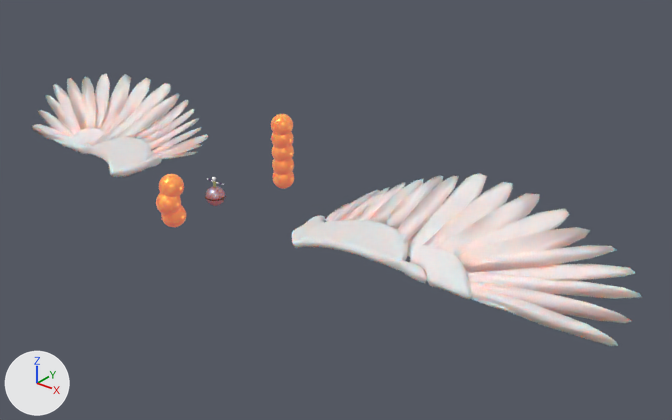
Renders of the Blender file aurship.blend from each side of a commit.
Both versions are drawn from a 50 mm camera at (61.3, -57.6, 38.8) aimed at (8.5, 8.3, -2.1). The axes (+X, +Y, +Z) are drawn at lower left. The lights are the same throughout. The picture after the commit comes second.

Objects in the first picture: 'AurTank', 'AurTank.001', 'HumanReference', 'WingRadiatorBase', 'WingRadiatorFeathers'.
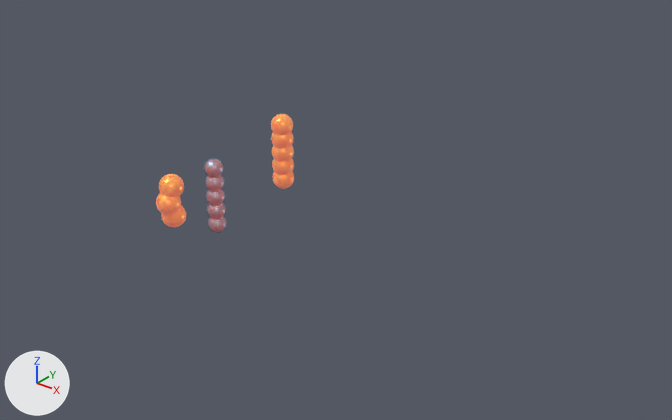
Commit message: New aurtank

Pixel boxes (x1, y1, x2, y2) of what changed, in the pictures (672 x 420 px):
'WingRadiatorFeathers', hidden
    before: (32, 73, 642, 346)
'WingRadiatorBase', hidden
    before: (61, 128, 472, 299)
'SpecialSphereStack2', added
    after: (204, 158, 227, 233)
'AurTank.001', hidden
    before: (205, 186, 226, 206)
'HumanReference', hidden
    before: (207, 177, 224, 187)

Edits to the bpy script that builds the scene:
```text
Add me_sphere_011:
    me_sphere_011.from_pydata(...)  # 388 vertices, 414 faces; spans x 0.0..1.0, y -1.0..0.0, z 0.0..4.0
    me_sphere_011.polygons.foreach_set('use_smooth', [True] * 414)
    me_sphere_011.materials.append(mat_shield)  # blue #6bb7e7
    me_sphere_011.materials.append(mat_aur)  # orange #f3b349, glowing dark red #5f1b26
Change ob_humanreference:
    add ob_humanreference.hide_set(True)
Change ob_aurtank_001:
    add ob_aurtank_001.hide_set(True)
Change ob_wingradiatorfeathers:
    add ob_wingradiatorfeathers.hide_set(True)  # its collection is switched off
Change ob_wingradiatorbase:
    add ob_wingradiatorbase.hide_set(True)  # its collection is switched off
Add ob_specialspherestack2:
    ob_specialspherestack2 = bpy.data.objects.new('SpecialSphereStack2', me_sphere_011)
    ob_specialspherestack2.location = (0.0, 0.0, 0.0)
    _m = ob_specialspherestack2.modifiers.new('Mirror', 'MIRROR')
    _m.use_axis = (True, True, True)
    _m = ob_specialspherestack2.modifiers.new('Subdivision', 'SUBSURF')
    _m = ob_specialspherestack2.modifiers.new('Solidify', 'SOLIDIFY')
    _m.thickness = 0.1
    _m.material_offset = 1
    _m.use_rim = False
```
